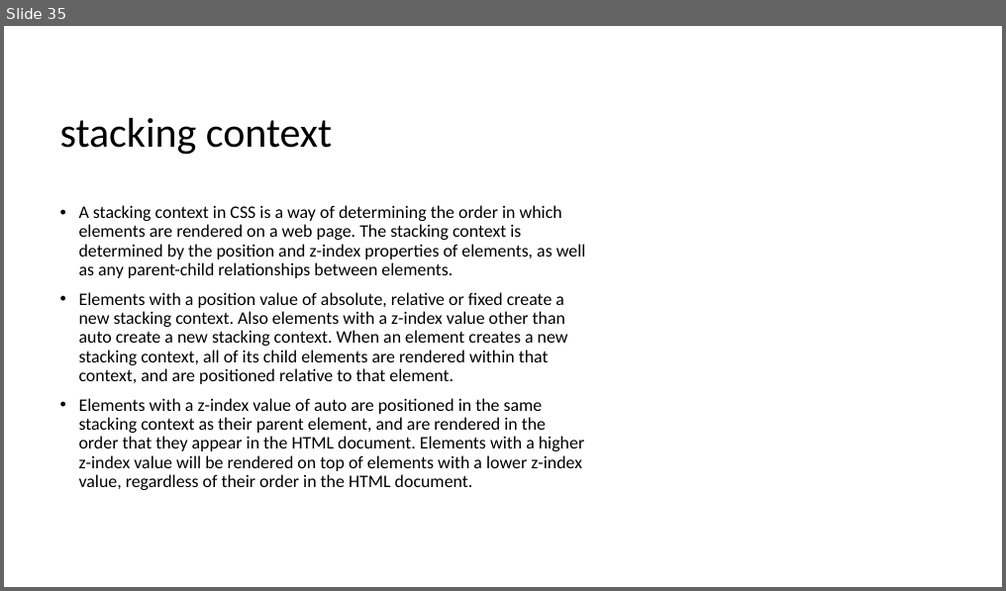
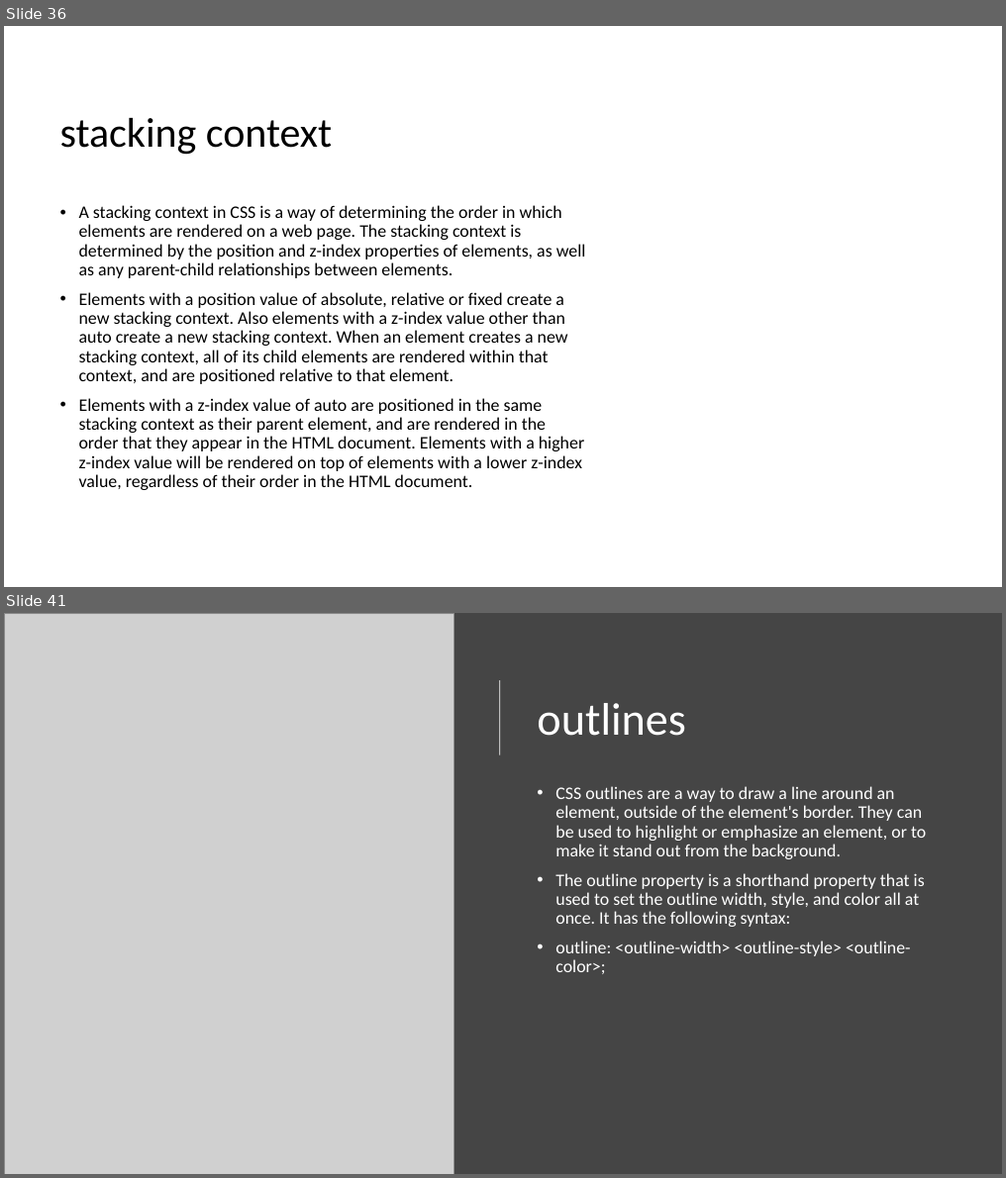
Before and after one commit to 1shaked/full-stack, a slide deck: 4ass/main4.pptx. Shown one above the other, each under a label of ours: slide 35 before the commit, slides 36 and 41 after it; the slides between them are not shown. The pictures are 1006x591 and 1006x1178 pixels, drawn with LibreOffice and Linux fonts; fonts in the diff are those of the drawing; grey boxes stand for pictures; background and template pictures are left out. Boxes give left, top, right and bottom in pixels: in the first picture for what was removed or moved away, otherwise in the second. Text is boxed around its words. In the diff, an @@ line names an element or a change of style, - is before the commit and + after.

```diff
--- a/4ass/main4.pptx
+++ b/4ass/main4.pptx
@@ slide 41 added at [4, 613, 1002, 1174], background #454545 @@
@@ picture added at [4, 613, 453, 1174] @@
@@ rectangle added at [500, 680, 500, 756], fill #FFFFFF @@
@@ title added at [537, 703, 685, 736], 44 pt, text #FFFFFF @@
+outlines
@@ text added at [555, 786, 926, 974], 17 pt, text #FFFFFF @@
+• CSS outlines are a way to draw a line around an element, outside of the element's border. They can be used to highlight or emphasize an element, or to make it stand out from the background.
+• The outline property is a shorthand property that is used to set the outline width, style, and color all at once. It has the following syntax:
+• outline: <outline-width> <outline-style> <outline-color>;
@@ what was slide 35 is now slide 36 @@
```
Also in this commit, not shown: 2 slides changed, 6 other slides added, 20 other files.
